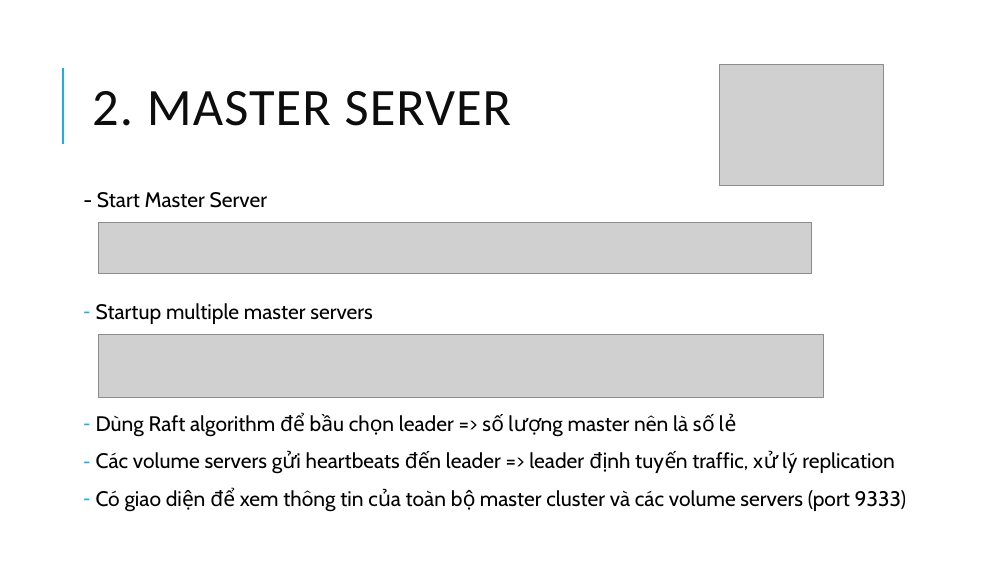
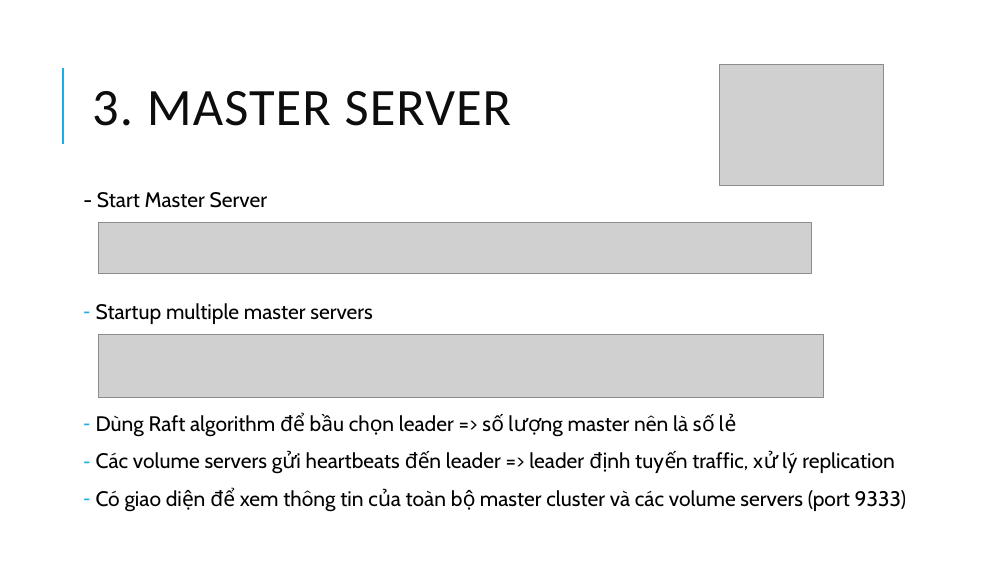
Before and after one commit to chi-org/seaweedfs-test, a slide deck: slide 5 of SeaweedFS_2.pptx (slide 4 before the commit). Drawn at 1008x567 pixels with LibreOffice and Linux fonts; fonts in the diff are those of the drawing; grey boxes stand for pictures. Boxes give left, top, right and bottom in pixels: in the first picture for what was removed or moved away, otherwise in the second. Text is boxed around its words. In the diff, an @@ line names an element or a change of style, - is before the commit and + after.

```diff
--- a/SeaweedFS_2.pptx
+++ b/SeaweedFS_2.pptx
@@ title at [92,91,511,126]: text changed @@
-2. MASTER SERVER
+3. MASTER SERVER
```
Also in this commit, not shown: 21 other slides changed, 1 slide added, 1 other file.
